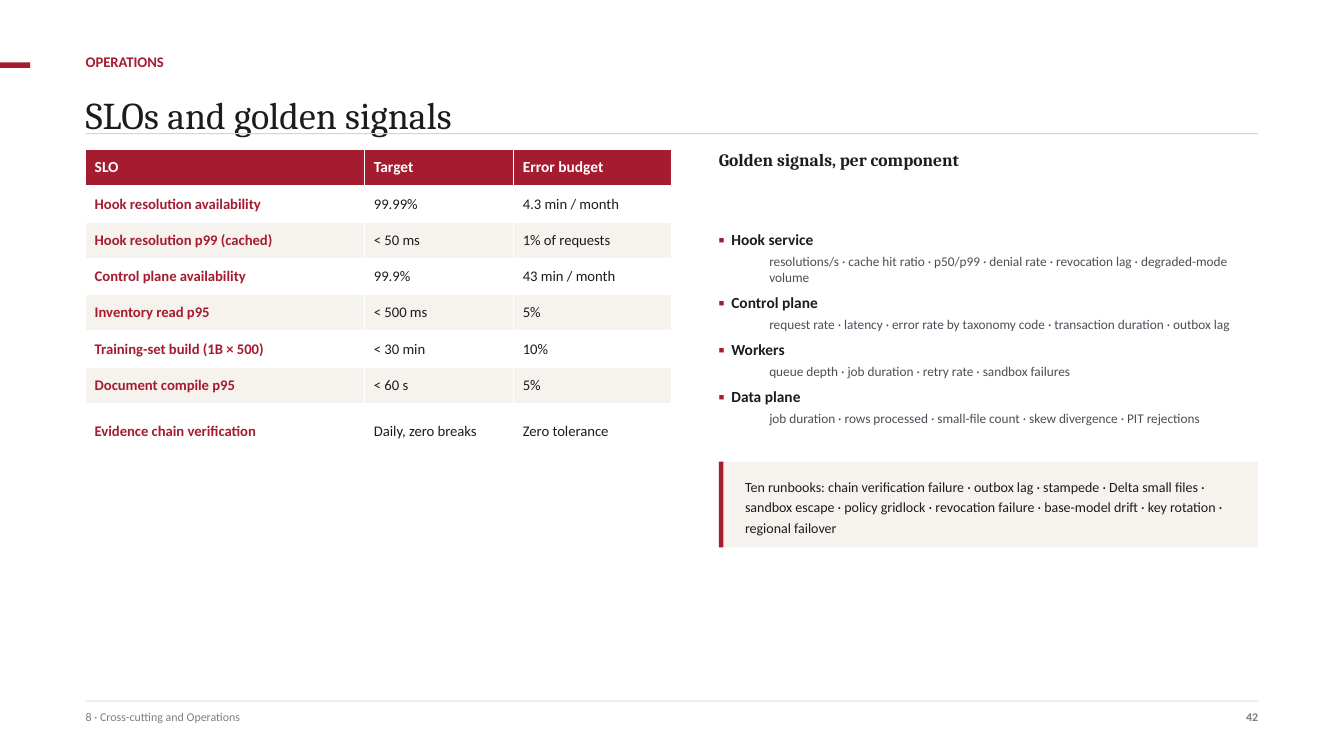
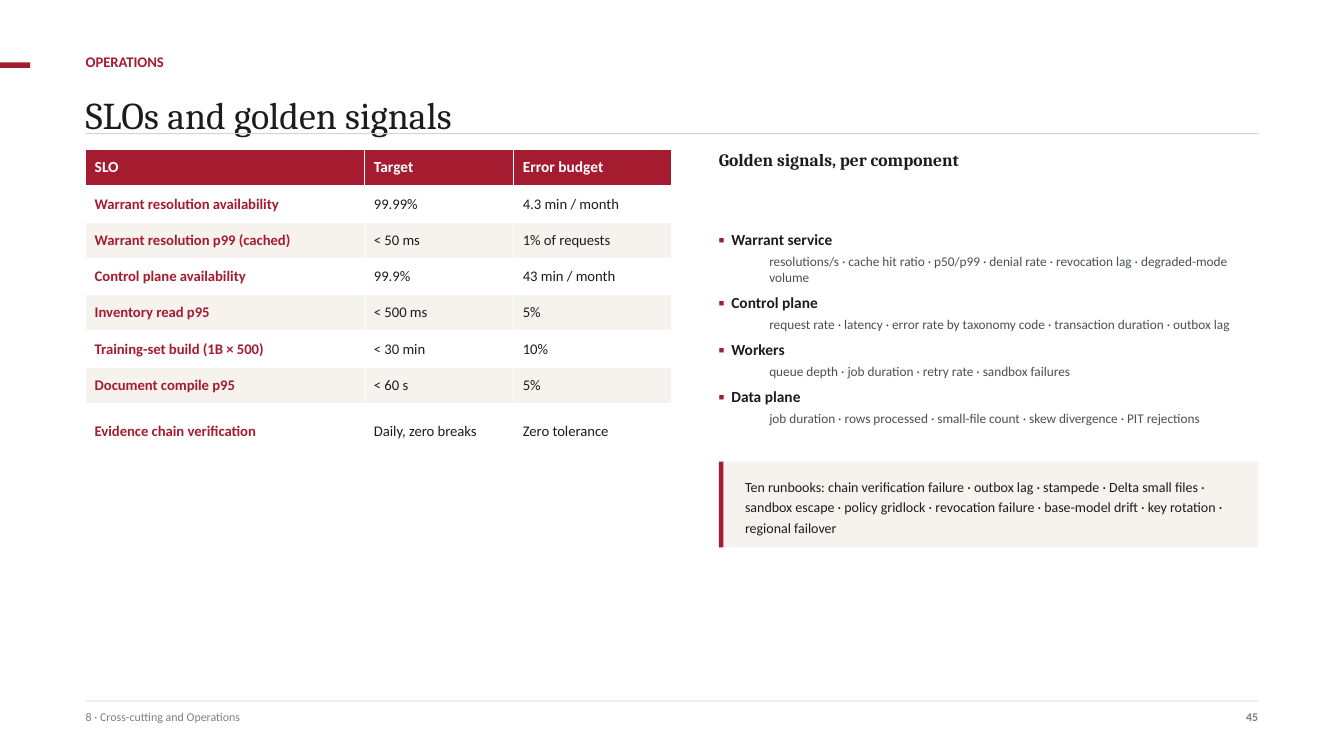
Before and after one commit to ajsinha/maya, a slide deck: slide 46 of docs/MAYA-System-Design.pptx (slide 43 before the commit). Drawn at 1344x756 pixels with LibreOffice and Linux fonts; fonts in the diff are those of the drawing. Boxes give left, top, right and bottom in pixels: in the first picture for what was removed or moved away, otherwise in the second. Text is boxed around its words. In the diff, an @@ line names an element or a change of style, - is before the commit and + after.

```diff
--- a/docs/MAYA-System-Design.pptx
+++ b/docs/MAYA-System-Design.pptx
@@ table at bbox=[86, 149, 673, 460] @@
-row 2, column 1: Hook resolution availability
+row 2, column 1: Warrant resolution availability
-row 3, column 1: Hook resolution p99 (cached)
+row 3, column 1: Warrant resolution p99 (cached)
@@ text at bbox=[731, 234, 833, 245]: text changed @@
-▪ Hook service
+▪ Warrant service
@@ text at bbox=[1246, 713, 1258, 721]: text changed @@
-42
+45
```
Also in this commit, not shown: 25 other slides changed, 3 slides added, 2 other files.
